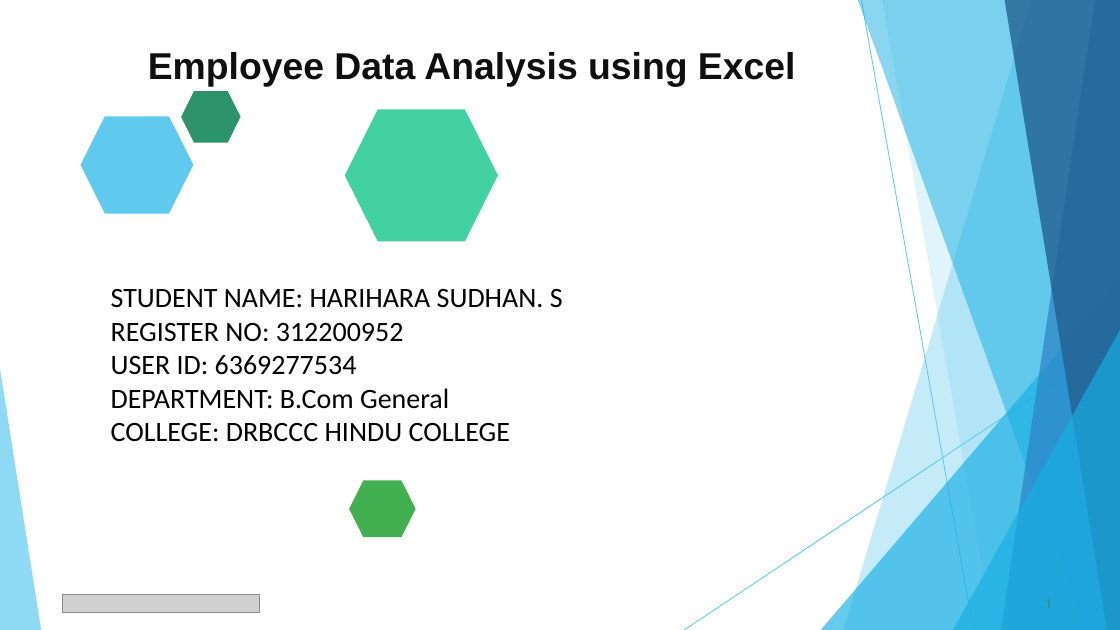
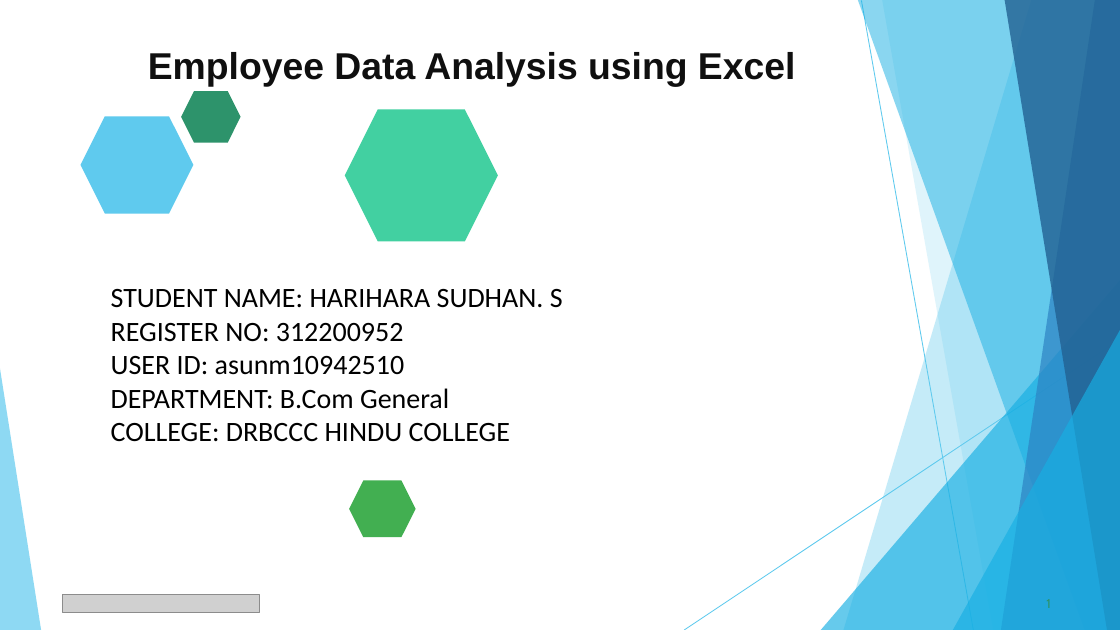
Before and after one commit to hariharxsudhan/hariharasudhan_asunm10942510, a slide deck: slide 1 of Harihara Sudhan.S Employee_Data_Analysis_2.pptx. Drawn at 1120x630 pixels with LibreOffice and Linux fonts; fonts in the diff are those of the drawing; grey boxes stand for pictures. Boxes give left, top, right and bottom in pixels: in the first picture for what was removed or moved away, otherwise in the second. Text is boxed around its words. In the diff, an @@ line names an element or a change of style, - is before the commit and + after.

```diff
--- a/Harihara Sudhan.S Employee_Data_Analysis_2.pptx
+++ b/Harihara Sudhan.S Employee_Data_Analysis_2.pptx
@@ text at (x1=111, y1=356, x2=405, y2=375): text changed @@
-USER ID: 6369277534
+USER ID: asunm10942510
```
